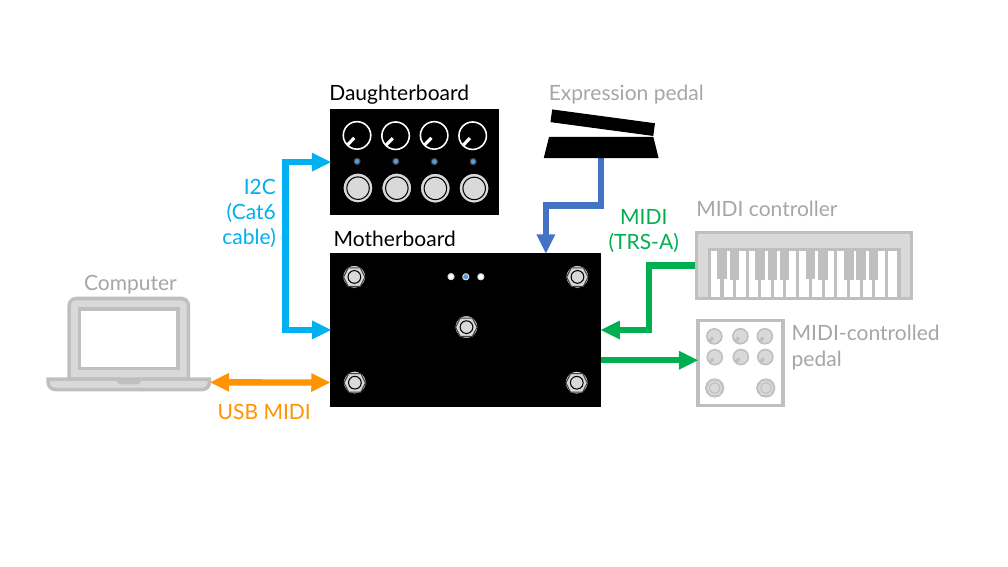
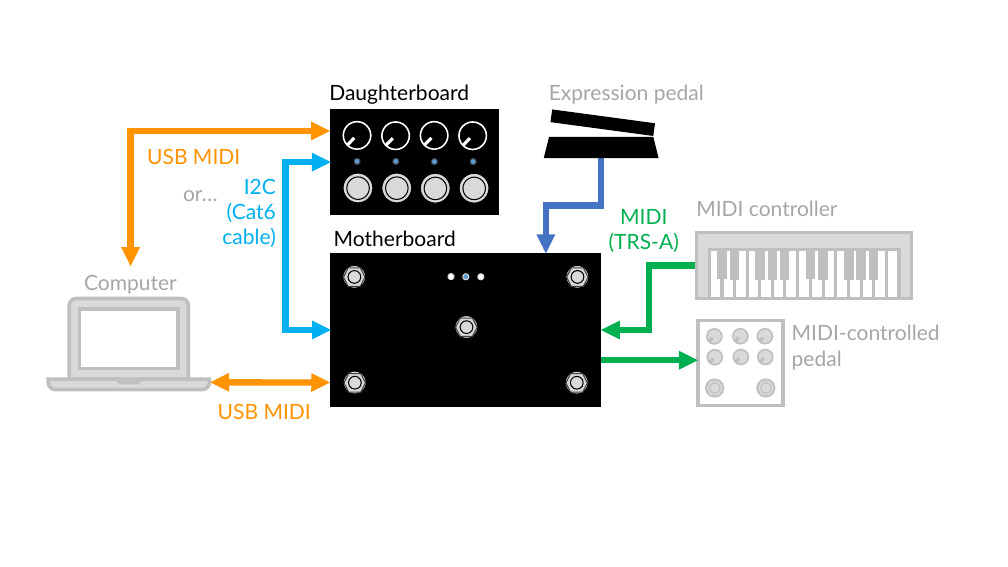
Before and after one commit to jpcarrascal/MoMc, a slide deck: slide 1 of MoMc-BlockDiagram.pptx. Drawn at 1008x567 pixels with LibreOffice and Linux fonts; fonts in the diff are those of the drawing. Boxes give left, top, right and bottom in pixels: in the first picture for what was removed or moved away, otherwise in the second. Text is boxed around its words. In the diff, an @@ line names an element or a change of style, - is before the commit and + after.

```diff
--- a/MoMc-BlockDiagram.pptx
+++ b/MoMc-BlockDiagram.pptx
@@ elbow double arrow added from (330, 131) to (131, 266), #FF9300 6 pt @@
@@ text added at [147,148,240,164], 20 pt, text #FF9300 @@
+USB MIDI
@@ text added at [183,190,218,201], 20 pt, text #A6A6A6 @@
+or…
```
Also in this commit, not shown: 1 other file.
